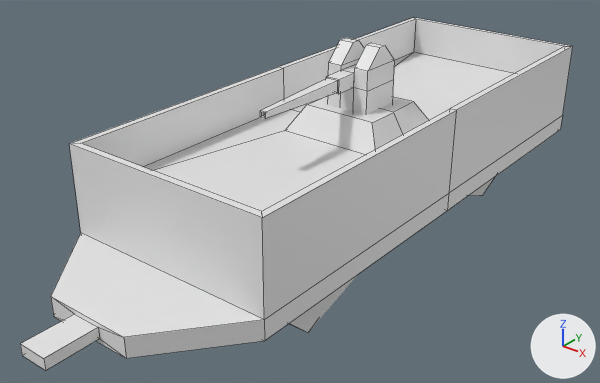
The Blender file Blend Files/Wagon_Slot.blend, before and after one commit.
Camera for both pictures: a 50 mm lens placed at (3.87, -5.67, 2.74), pointed at (-0.21, -0.57, -0.43). Arrows for +X, +Y and +Z are at lower right; the lights stay in place. Mesh edges are drawn as thin lines.

Before the edit, the objects in view are built like this:
```python
me_gun_001 = bpy.data.meshes.new('Gun.001')
me_gun_001.from_pydata(...)  # 56 vertices, 54 faces; spans x -0.202..0.202, y -1.282..0.202, z -0.027..0.54
me_wagon_slot = bpy.data.meshes.new('Wagon_Slot')
me_wagon_slot.from_pydata(...)  # 90 vertices, 88 faces; spans x -0.92..0.92, y -3.46..2.97, z -1.15..0.42
me_wagon_slot.materials.append(None)
ob_gun = bpy.data.objects.new('Gun', me_gun_001)
ob_gun.location = (0.0, 0.0, 0.27)
ob_wagon_slot = bpy.data.objects.new('Wagon_Slot', me_wagon_slot)
ob_wagon_slot.location = (0.0, 0.0, 0.0)
```
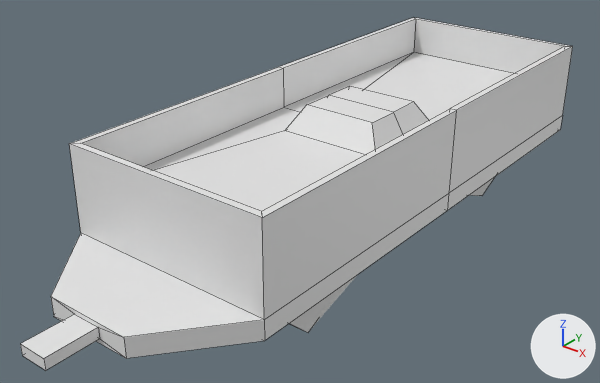
What differs and where, as boxes [x1, y1, x2, y2] in the pictures (600 x 383 px):
'Gun', deleted: before [260, 38, 395, 119]

Patch to the scene script:
```diff
--- a/Blend Files/Wagon_Slot.blend.py
+++ b/Blend Files/Wagon_Slot.blend.py
@@ ob_gun @@
-ob_gun = bpy.data.objects.new('Gun', me_gun_001)
-ob_gun.location = (0.0, 0.0, 0.27)
```
